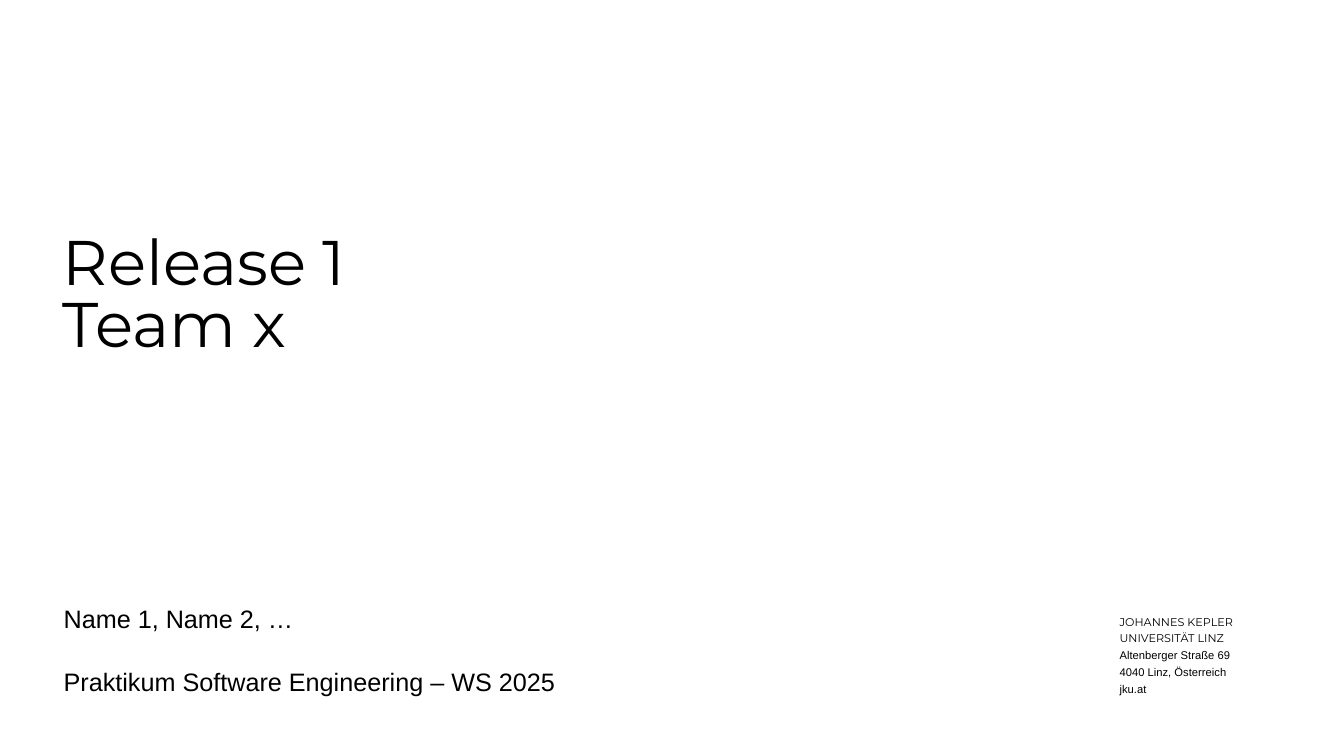
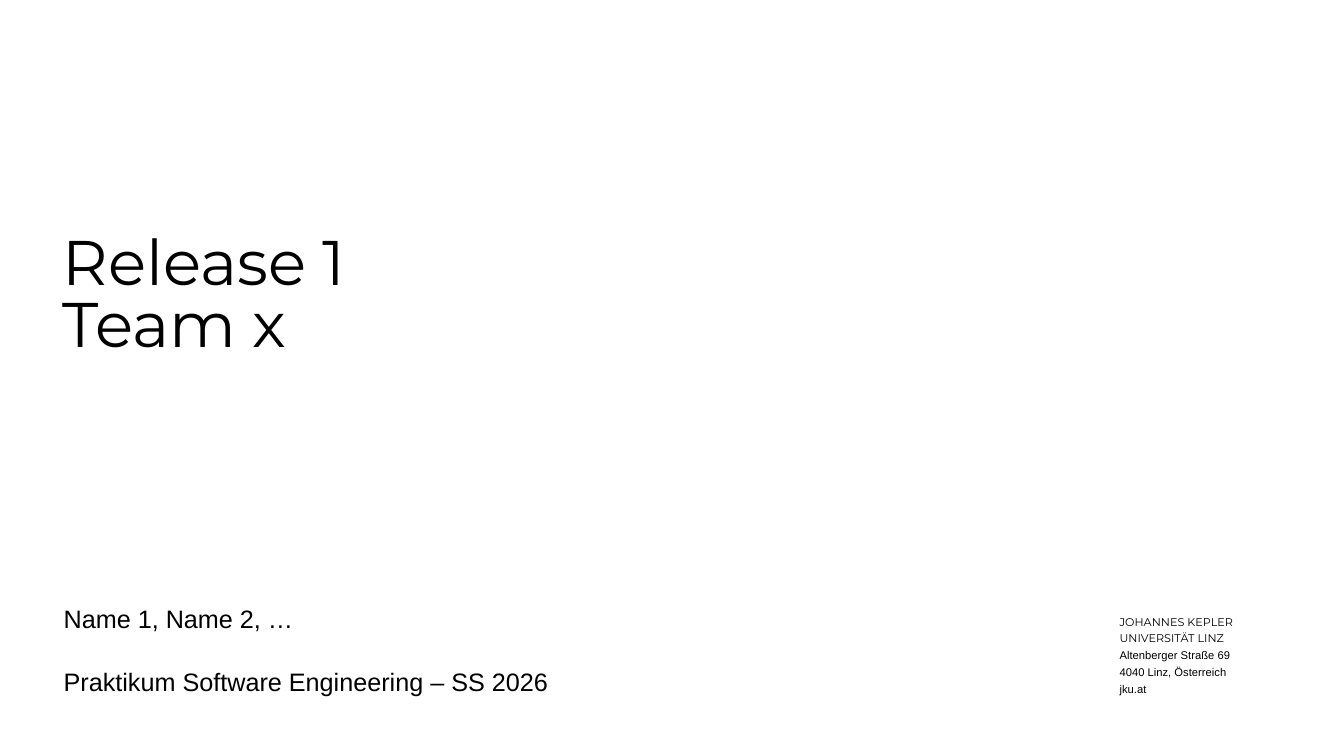
Before and after one commit to jku-win-se/teaching.ss26.prse.prwiki.braeuer, a slide deck: slide 1 of templates/Template-ReleasePräsentation1.pptx. Drawn at 1344x756 pixels with LibreOffice and Linux fonts; fonts in the diff are those of the drawing; background and template pictures are left out. Boxes give left, top, right and bottom in pixels: in the first picture for what was removed or moved away, otherwise in the second. Text is boxed around its words. In the diff, an @@ line names an element or a change of style, - is before the commit and + after.

```diff
--- a/templates/Template-ReleasePräsentation1.pptx
+++ b/templates/Template-ReleasePräsentation1.pptx
@@ subtitle at (x1=64, y1=672, x2=548, y2=697): text changed @@
-Praktikum Software Engineering – WS 2025
+Praktikum Software Engineering – SS 2026
```
Also in this commit, not shown: 1 other file.
